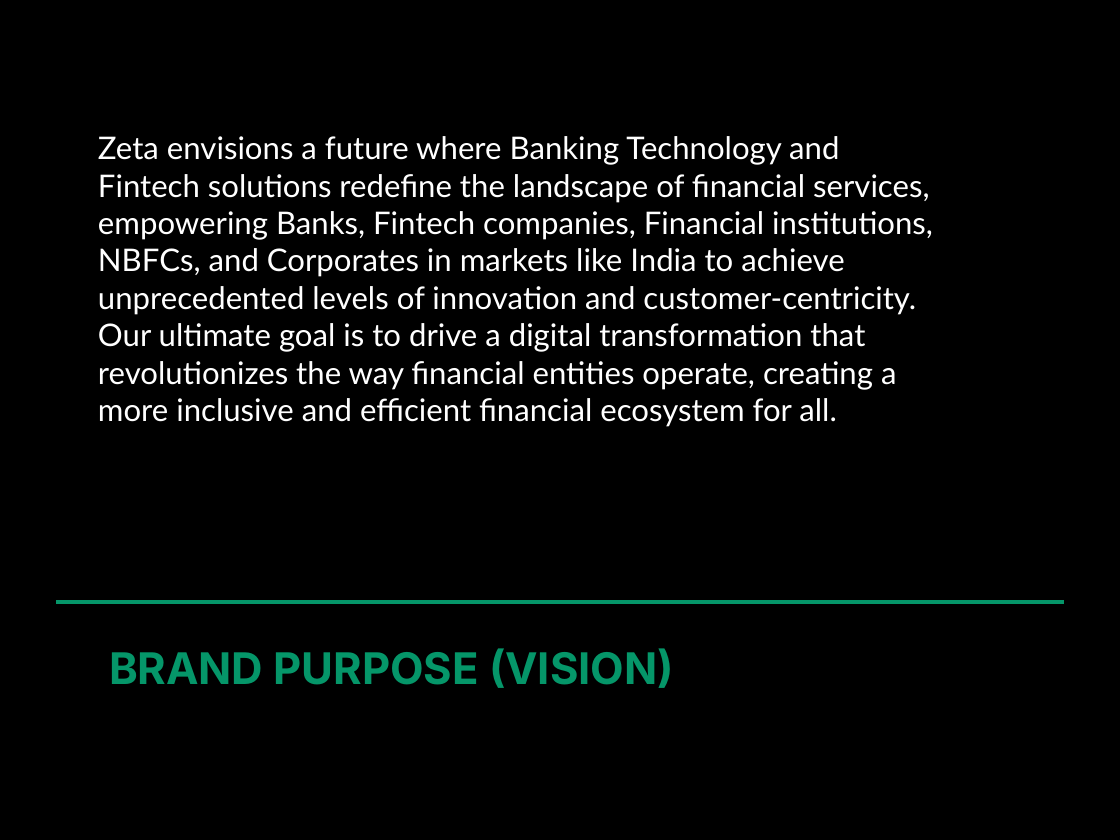
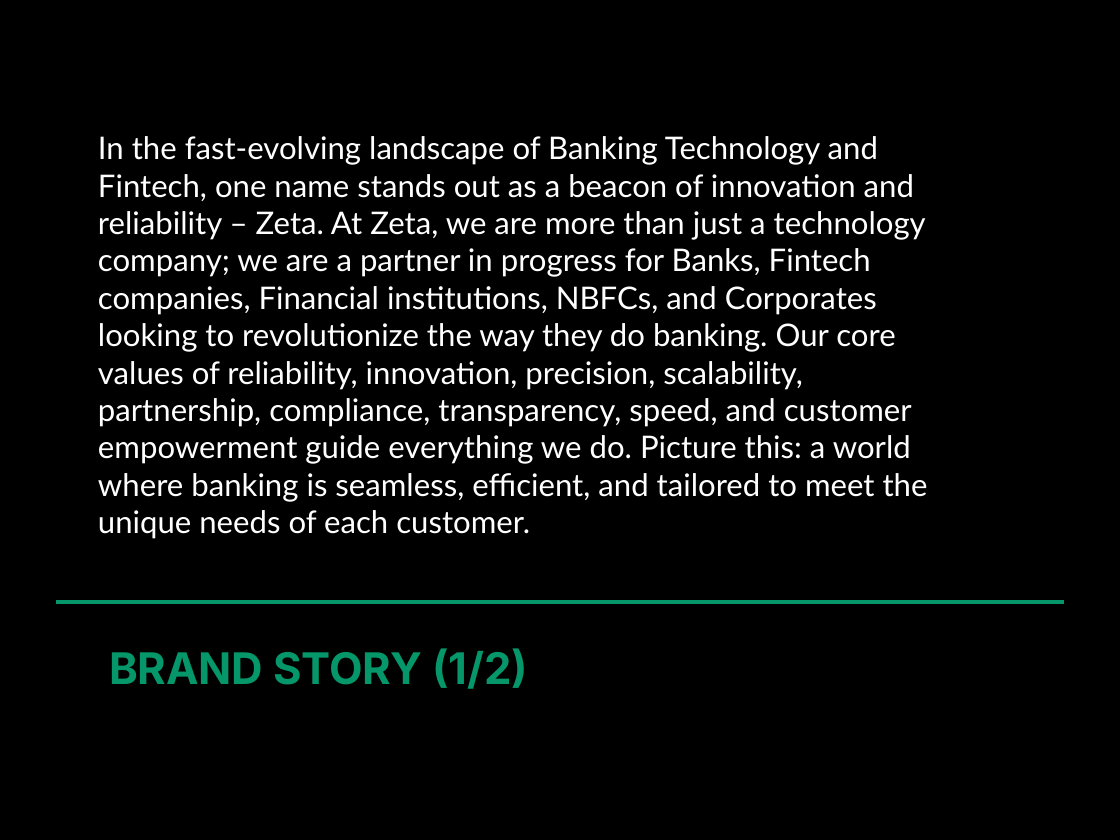
Before and after one commit to md-anas-sabah/brand_book_generator_crewai, a slide deck: slide 7 of output/zeta/zeta_enhanced_brand_book.pptx (slide 4 before the commit). Drawn at 1120x840 pixels with LibreOffice and Linux fonts; fonts in the diff are those of the drawing. Boxes give left, top, right and bottom in pixels: in the first picture for what was removed or moved away, otherwise in the second. Text is boxed around its words. In the diff, an @@ line names an element or a change of style, - is before the commit and + after.

```diff
--- a/output/zeta/zeta_enhanced_brand_book.pptx
+++ b/output/zeta/zeta_enhanced_brand_book.pptx
@@ text at [98, 136, 928, 501]: text changed @@
-Zeta envisions a future where Banking Technology and Fintech solutions redefine the landscape of financial services, empowering Banks, Fintech companies, Financial institutions, NBFCs, and Corporates in markets like India to achieve unprecedented levels of innovation and customer-centricity. Our ultimate goal is to drive a digital transformation that revolutionizes the way financial entities operate, creating a more inclusive and efficient financial ecosystem for all.
+In the fast-evolving landscape of Banking Technology and Fintech, one name stands out as a beacon of innovation and reliability – Zeta. At Zeta, we are more than just a technology company; we are a partner in progress for Banks, Fintech companies, Financial institutions, NBFCs, and Corporates looking to revolutionize the way they do banking. Our core values of reliability, innovation, precision, scalability, partnership, compliance, transparency, speed, and customer empowerment guide everything we do. Picture this: a world where banking is seamless, efficient, and tailored to meet the unique needs of each customer.
@@ text at [109, 648, 528, 689]: text changed @@
-BRAND PURPOSE (VISION)
+BRAND STORY (1/2)
```
Also in this commit, not shown: 9 other slides changed, 1 slide added, 40 other files.
